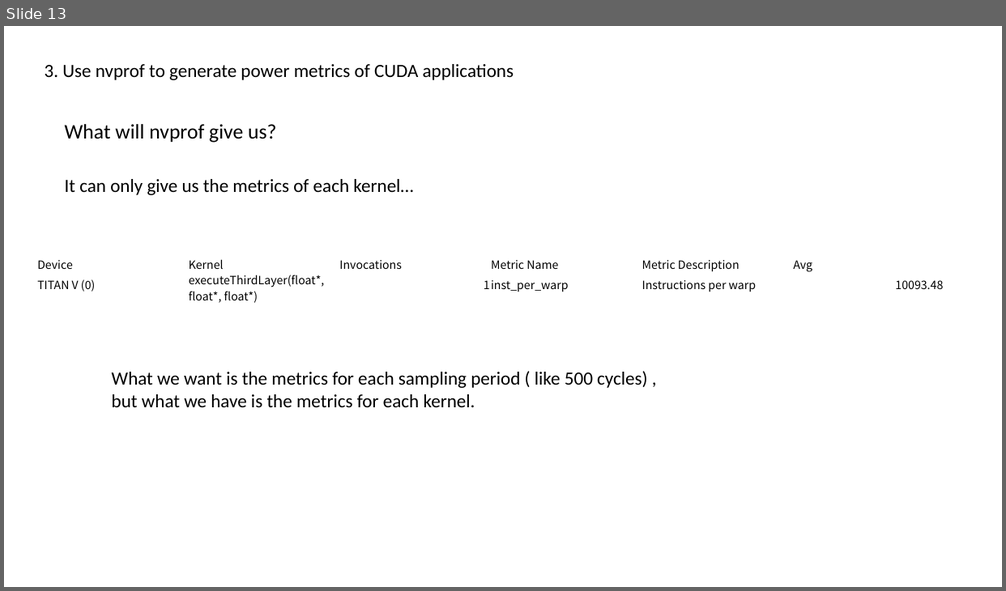
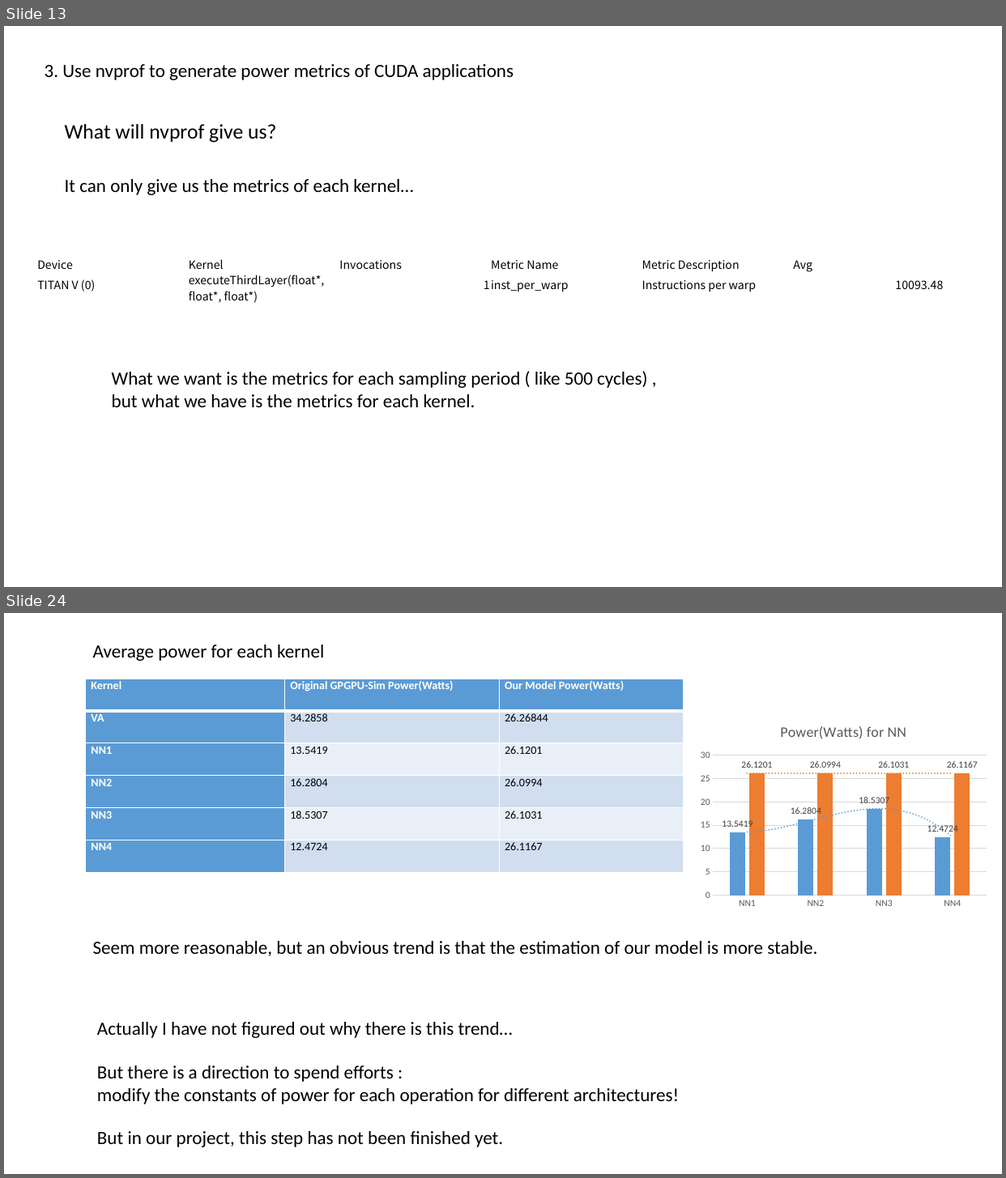
Before and after one commit to shenzongyi1997/GPU_learning, a slide deck: presentation/Shen Zongyi.pptx. Shown one above the other, each under a label of ours: slide 13 before the commit, slides 13 and 24 after it; the slides between them are not shown. The pictures are 1006x591 and 1006x1178 pixels, drawn with LibreOffice and Linux fonts; fonts in the diff are those of the drawing. Boxes give left, top, right and bottom in pixels: in the first picture for what was removed or moved away, otherwise in the second. Text is boxed around its words. In the diff, an @@ line names an element or a change of style, - is before the commit and + after.

```diff
--- a/presentation/Shen Zongyi.pptx
+++ b/presentation/Shen Zongyi.pptx
@@ slide 24 added at (x1=4, y1=613, x2=1002, y2=1174), background #FFFFFF @@
@@ text added at (x1=93, y1=645, x2=324, y2=661), 18 pt, text #000000 @@
+Average power for each kernel
@@ table added at (x1=86, y1=679, x2=684, y2=873), 6 rows, 3 columns @@
+Kernel | Original GPGPU-Sim Power(Watts) | Our Model Power(Watts)
+VA | 34.2858 | 26.26844
+NN1 | 13.5419 | 26.1201
+NN2 | 16.2804 | 26.0994
+NN3 | 18.5307 | 26.1031
+NN4 | 12.4724 | 26.1167
@@ column chart added at (x1=695, y1=711, x2=993, y2=914) @@
+title "Power(Watts) for NN "
+categories: NN1, NN2, NN3, NN4
+Series 1: 13.5419, 16.2804, 18.5307, 12.4724
+Series 2: 26.1201, 26.0994, 26.1031, 26.1167
@@ text added at (x1=93, y1=941, x2=817, y2=956), 18 pt, text #000000 @@
+Seem more reasonable, but an obvious trend is that the estimation of our model is more stable.
@@ text added at (x1=97, y1=1022, x2=513, y2=1038), 18 pt, text #000000 @@
+Actually I have not figured out why there is this trend…
@@ text added at (x1=97, y1=1066, x2=679, y2=1105), 18 pt, text #000000 @@
+But there is a direction to spend efforts :
+modify the constants of power for each operation for different architectures!
@@ text added at (x1=97, y1=1131, x2=503, y2=1148), 18 pt, text #000000 @@
+But in our project, this step has not been finished yet.
```
Also in this commit, not shown: 3 slides changed, 9 other slides added.
